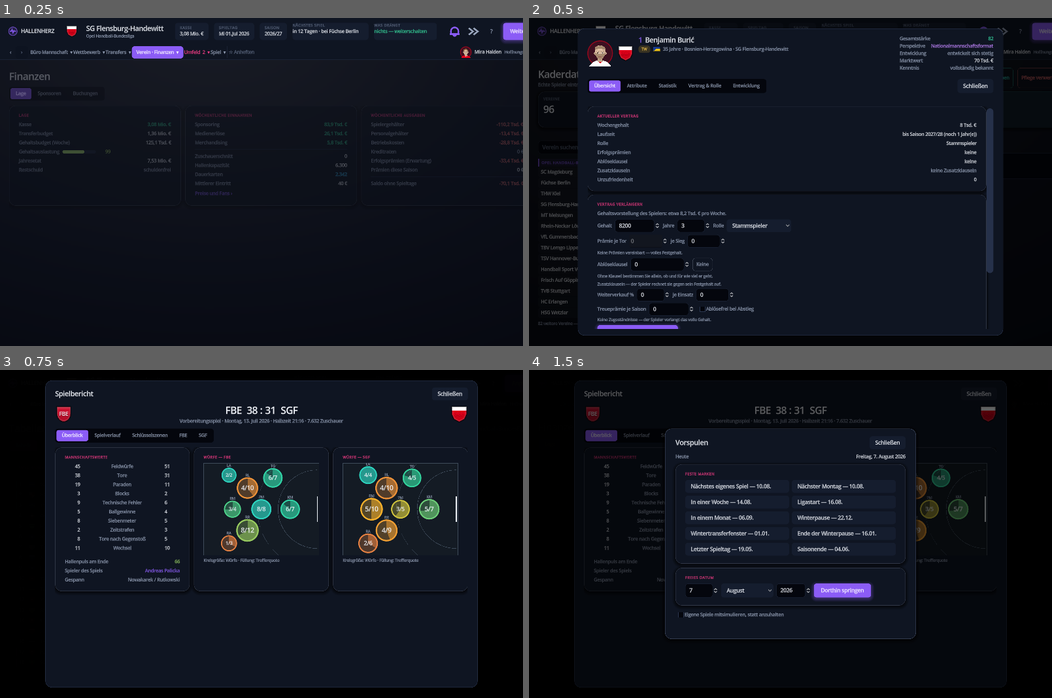
Above: before the commit, frames 1-4 (two rows, left to right).
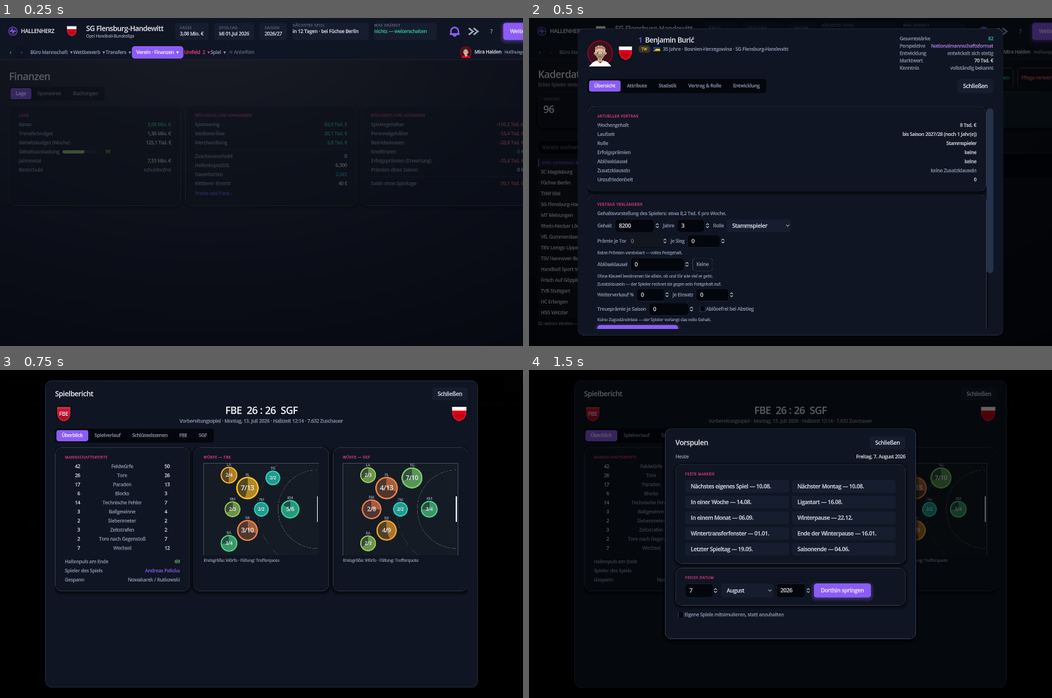
Above: after the commit, the same moments.

Repository: y24st2d98k-sys/hm26
Game: Godot game, scene res://werkzeuge/Oberflaechentest.tscn
Two runs of this game, one before a commit and one after it. Both use one fixed random seed, a clock stepped at 60 frames per second and the inputs below. This scene is started directly instead of the project's main scene.
Inputs (mouse positions are in pixels of both pictures, inside the frame that each line leads up to):
- Up to frame 1 (0.25 s): no input
- Up to frame 2 (0.5 s): no input
- Up to frame 3 (0.75 s): click (67, 497) at 0.52 s; type "12" at 0.6 s
- Up to frame 4 (1.5 s): click "Spiel ▾" at 1.25 s

Frames 1-2 are identical in both runs. In frame 3, 2.4% of the frame differs, in the area x 14-85%, y 11-60%; in frame 4, 0.5%.

Commit message:
Weniger Kantersiege, und der Meister zieht weiter davon
Drei Änderungen an der Simulation, jede einzeln gemessen:

**Der Schongang greift erst bei sechs Toren Vorsprung, dafür härter.** Bei
vier traf der Abzug die Führung auch in Spielen, die noch zu kippen waren —
und kostete damit genau die Mannschaft Punkte, die am häufigsten führt: die
beste. Ab sechs greift er nur noch dort, wo die Kantersiege entstehen, und
wirkt zu einem guten Teil über die Dauer des Angriffs statt über die
Trefferquote.

**Ein Fünftel weniger Tempogegenstöße.** Sie kamen auf 7,7 Würfe je
Mannschaft, die Bundesliga liegt bei fünf bis sieben. Sie sind der Abschluss
mit der höchsten Trefferquote und kommen in Serie — sie waren damit eine
Quelle von Streuung, die in den Zahlen zu groß war. Jetzt sind es 5,9.

**Der Wurfausgleich von 11,1 auf 13,6.** Schongang und seltenere
Tempogegenstöße hatten die Ligaquote unter sechzig Prozent gedrückt. Ein
weiterer Schritt auf 14,6 brachte die Quote sauber über die Schwelle, kostete
aber zweieinhalb Punkte an der Tabellenspitze — mehr Tore heißt früher sechs
Tore Vorsprung, und dort greift der Schongang. Also 13,6.

Gemessen an 1224 Partien und vier Spielzeiten:

                        Beginn   vorher    jetzt   Wirklichkeit
  Punkte des Meisters     53,5     57,0     59,5   58 bis 64
  Punkte des Letzten      14,3     14,8      9,3   8 bis 16
  Spanne erster/letzter   39,3     42,3     50,3   rund 50
  Streuung der Punkte    10,75    12,38    12,78   rund 14,5
  Torabstand im Mittel    5,70     5,74     5,42   rund 5,4
  Höchstens zwei Tore    34,4 %   36,3 %   34,9 %  rund 36 %
  Zehn Tore und mehr     21,2 %   21,6 %   19,4 %  rund 15 %

Eine Endtabelle liest sich jetzt wie eine Bundesligatabelle:
56 – 51 – 48 – 46 – 44 – 42 – 40 – 38 – 36 – 32 – 30 – 29 – 26 – 24 – 22 –
20 – 17 – 11.

Offen bleibt der Anteil der Kantersiege: 19,4 statt 15 Prozent. Er hängt an
der Streuung einer einzelnen Partie, und die liegt mit 6,0 Toren dicht über
dem, was fünfzig Würfe je Mannschaft allein hergeben (4,9). Viel Luft ist da
nicht mehr, ohne die Tabelle wieder flach zu machen.

Prüfung: 29932 Prüfungen, 0 Fehler. Kaltstarttest bestanden.

Co-Authored-By: Claude Opus 5 <noreply@anthropic.com>
Claude-Session: https://claude.ai/code/session_01DW7a4Az9q4yojmwBD8gzAx

Diff:
--- a/kern/Matchsim.gd
+++ b/kern/Matchsim.gd
@@ -497,7 +497,13 @@
 ## Unterschied jede Positionsquote um gut vier Prozentpunkte nach unten — die
 ## Zahlen oben stuenden dann zwar im Code, aber nicht im Spiel. Der Wert ist
 ## gemessen (werkzeuge/Realismussonde.gd), nicht geschaetzt.
-const WURF_AUSGLEICH := 11.1
+##
+## Von 11,1 auf 13,6 gehoben, nachdem der Schongang und die selteneren
+## Tempogegenstoesse die Ligaquote unter sechzig Prozent gedrueckt hatten. Ein
+## weiterer Schritt auf 14,6 brachte die Quote zwar ueber die Schwelle, kostete
+## aber zweieinhalb Punkte an der Tabellenspitze: mehr Tore heisst frueher
+## sechs Tore Vorsprung, und dort greift der Schongang.
+const WURF_AUSGLEICH := 13.6
 ## Wie weit Koennen, Tagesform und Torwart die Positionsquote hoechstens
 ## verschieben. Ein ueberragender Kreislaeufer trifft oefter als ein
 ## durchschnittlicher — aber auch er wirft nicht vom Fluegel wie vom Kreis.
@@ -602,12 +608,16 @@
 ## Wurfquote der Liga und vor allem Tabellenpunkte — er bestraft ja immer die
 ## fuehrende und damit meist die bessere Mannschaft. Bei -0,24 kam der Meister
 ## auf dreiundfuenfzig Punkte, bei -0,15 auf siebenundfuenfzig.
+## Sechs Tore und nicht vier: bei vier traf der Abzug die Fuehrung in Spielen,
+## die noch zu kippen waren, und kostete damit genau die Mannschaft Punkte, die
+## am haeufigsten fuehrt — die beste. Ab sechs greift er nur noch dort, wo die
+## Kantersiege entstehen.
 const SCHONGANG_AB := 1800.0
-const SCHONGANG_VORSPRUNG := 4
-const SCHONGANG_ABSCHLUSS := -0.150
+const SCHONGANG_VORSPRUNG := 6
+const SCHONGANG_ABSCHLUSS := -0.300
 ## Und wieviel laenger sie sich fuer einen Angriff Zeit laesst.
-const SCHONGANG_DAUER := 0.55
-const SCHONGANG_VOLL := 10.0
+const SCHONGANG_DAUER := 0.90
+const SCHONGANG_VOLL := 12.0
 
 ## Wie eine Mannschaft auf den Spielstand reagiert.
 ##
@@ -910,7 +920,7 @@
 		var t1 := "%s setzt den Ball an den Pfosten." % Spielerfabrik.kurz_name(sp) if rng.randf() < 0.4 else "%s wirft vorbei." % Spielerfabrik.kurz_name(sp)
 		_warteschlange.append(_ereignis("fehlwurf", _seite(a), schuetze, t1, {"position": pos}))
 		_puls_aendern(a, -2.0)
-		return {"gegenstoss": rng.randf() < 0.24}
+		return {"gegenstoss": rng.randf() < 0.19}
 	elif w < p_vorbei + (1.0 - p_vorbei) * p_tor:
 		_wurf_notieren(a, pos, "tor")
 		return _tor(a, v, schuetze, pos, false)
@@ -1223,7 +1233,7 @@
 		text = "%s pariert den Wurf von %s." % [Spielerfabrik.kurz_name(daten["spieler"][tw]), Spielerfabrik.kurz_name(daten["spieler"][schuetze])]
 	_puls_aendern(v, 5.0 if v["ist_heim"] else -3.0)
 	_warteschlange.append(_ereignis("parade", _seite(v), tw, text, {"position": pos, "schuetze": schuetze}))
-	return {"gegenstoss": rng.randf() < 0.36}
+	return {"gegenstoss": rng.randf() < 0.29}
 
 func _block(a: Dictionary, v: Dictionary, schuetze: String, pos: String) -> Dictionary:
 	var blocker := _zufaelliger_abwehrspieler(v)
@@ -1236,7 +1246,7 @@
 		text = "%s stellt sich in den Wurf von %s." % [Spielerfabrik.kurz_name(daten["spieler"][blocker]), Spielerfabrik.kurz_name(daten["spieler"][schuetze])]
 	_warteschlange.append(_ereignis("block", _seite(v), blocker, text, {"position": pos}))
 	_puls_aendern(v, 3.0 if v["ist_heim"] else -2.0)
-	return {"gegenstoss": rng.randf() < 0.28}
+	return {"gegenstoss": rng.randf() < 0.22}
 
 func _ballverlust(a: Dictionary, v: Dictionary, ursache: String = "") -> Dictionary:
 	var verursacher := _zufaelliger_angreifer(a)
@@ -1281,7 +1291,7 @@
 		return {"gegenstoss": false}
 	_warteschlange.append(_ereignis("ballverlust", _seite(a), verursacher, text))
 	_puls_aendern(a, -3.0)
-	return {"gegenstoss": rng.randf() < 0.40}
+	return {"gegenstoss": rng.randf() < 0.32}
 
 func _siebenmeter(a: Dictionary, v: Dictionary) -> Dictionary:
 	var schuetze: String = str(a["siebenmeter_schuetze"])
